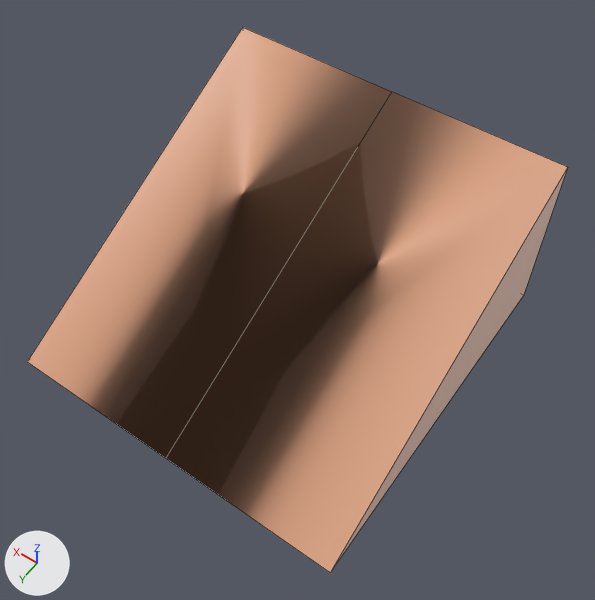
One commit to the FBX model Assets/FBX/Modular Terrain/Turret_Tile_Coast_Ramp_4x4.fbx: the scene before it, then after it.
Rendered twice from a 50 mm lens placed at (-3.33, 4.37, 7.53), pointed at (-0.27, 0.1, 0.81). Arrows for +X, +Y and +Z are at lower left; the lights stay in place. Mesh edges are drawn as thin lines.
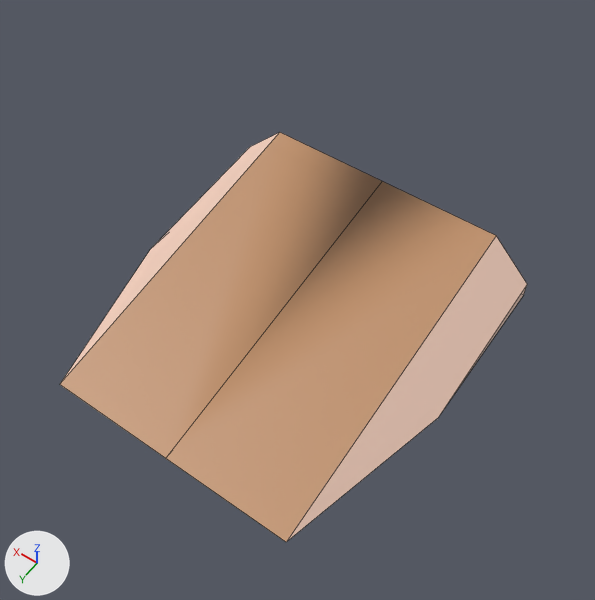
Boxes [x1, y1, x2, y2] around the edits, measured in the pictures (595 x 600 px):
'Cube', reshaped, turned: before [27, 27, 568, 572]; after [60, 132, 527, 542]

The change, as a diff of the scene's bpy script:
```diff
--- a/Assets/FBX/Modular Terrain/Turret_Tile_Coast_Ramp_4x4.fbx.py
+++ b/Assets/FBX/Modular Terrain/Turret_Tile_Coast_Ramp_4x4.fbx.py
@@ me_cube_001 @@
 # used by ob_cube; location = (0.0, 0.0, 0.0); rotation_euler = (0.0, 0.0, 3.142), in degrees (0, 0, 180)
-me_cube_001.from_pydata(...)  # 9 vertices, 9 faces; spans x -2.0..2.0, y -2.0..2.0, z 0.0..2.0
+me_cube_001.from_pydata(...)  # 13 vertices, 11 faces; spans x -2.0..2.0, y 0.0..0.7, z -2.0..2.0
+# me_cube_001 part 1: the whole mesh is rebuilt
 me_cube_001.materials.append(mat_material)
@@ ob_cube @@
 ob_cube.location = (0.0, 0.0, 0.0)
-ob_cube.rotation_euler = (0.0, 0.0, 3.142)  # degrees (0, 0, 180)
+ob_cube.rotation_euler = (1.571, 0.0, 0.0)  # degrees (90, 0, 0)
```
